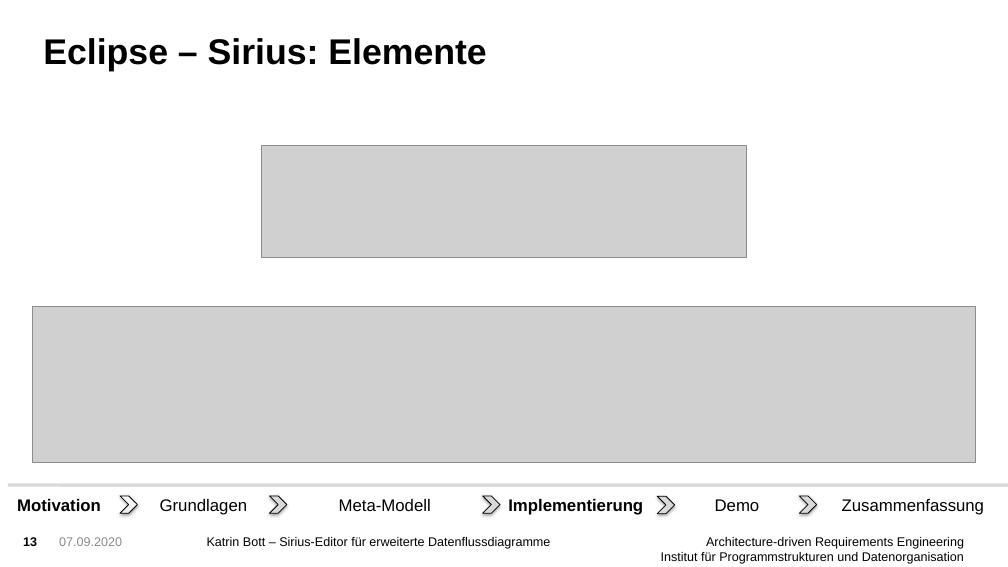
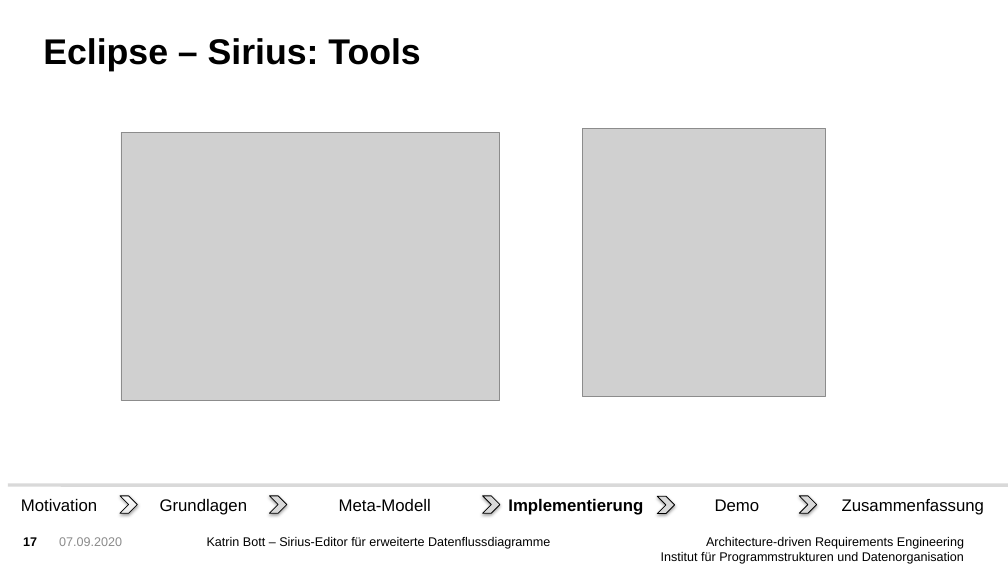
Before and after one commit to FluidTrust/Palladio-Supporting-DataFlowDiagramConfidentiality, a slide deck: slide 17 of bundles/org.palladiosimulator.dataflow.diagram.characterized.editor.sirius/presentation/presentation_bott.pptx (slide 13 before the commit). Drawn at 1008x567 pixels with LibreOffice and Linux fonts; fonts in the diff are those of the drawing; grey boxes stand for pictures; background and template pictures are left out. Boxes give left, top, right and bottom in pixels: in the first picture for what was removed or moved away, otherwise in the second. Text is boxed around its words. In the diff, an @@ line names an element or a change of style, - is before the commit and + after.

```diff
--- a/bundles/org.palladiosimulator.dataflow.diagram.characterized.editor.sirius/presentation/presentation_bott.pptx
+++ b/bundles/org.palladiosimulator.dataflow.diagram.characterized.editor.sirius/presentation/presentation_bott.pptx
@@ text at box(43, 38, 420, 71): text changed @@
-Eclipse – Sirius: Elemente
+Eclipse – Sirius: Tools
@@ picture added at box(121, 132, 499, 401) @@
@@ picture removed at box(262, 146, 747, 258) @@
@@ picture added at box(582, 129, 826, 397) @@
@@ picture removed at box(33, 307, 975, 463) @@
@@ text "Motivation" at box(21, 499, 97, 511): bold off @@
@@ page number at box(23, 537, 37, 546): text changed @@
-13
+17
```
Also in this commit, not shown: 15 other slides changed, 1 slide removed, 2 other files.
